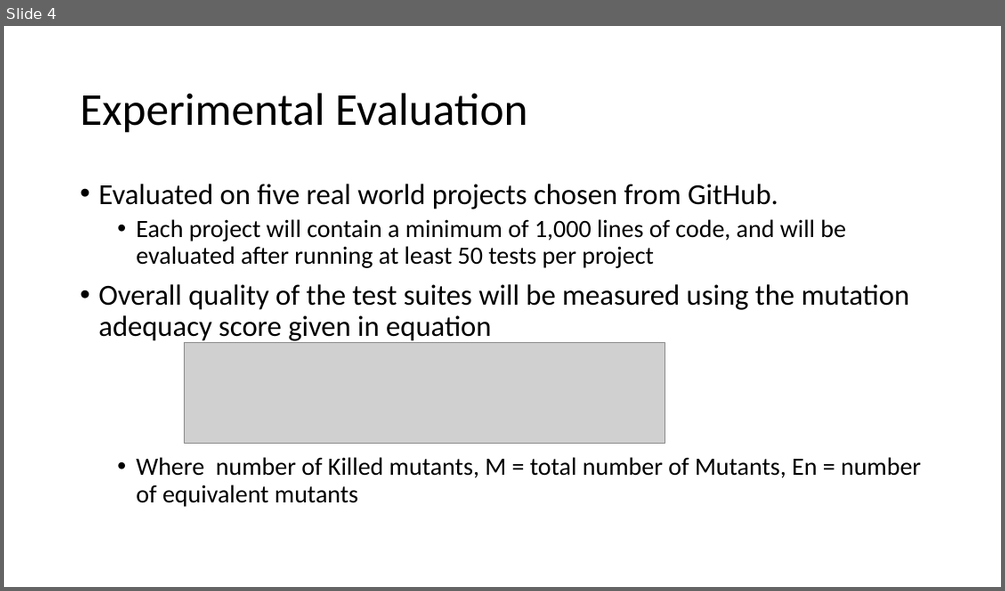
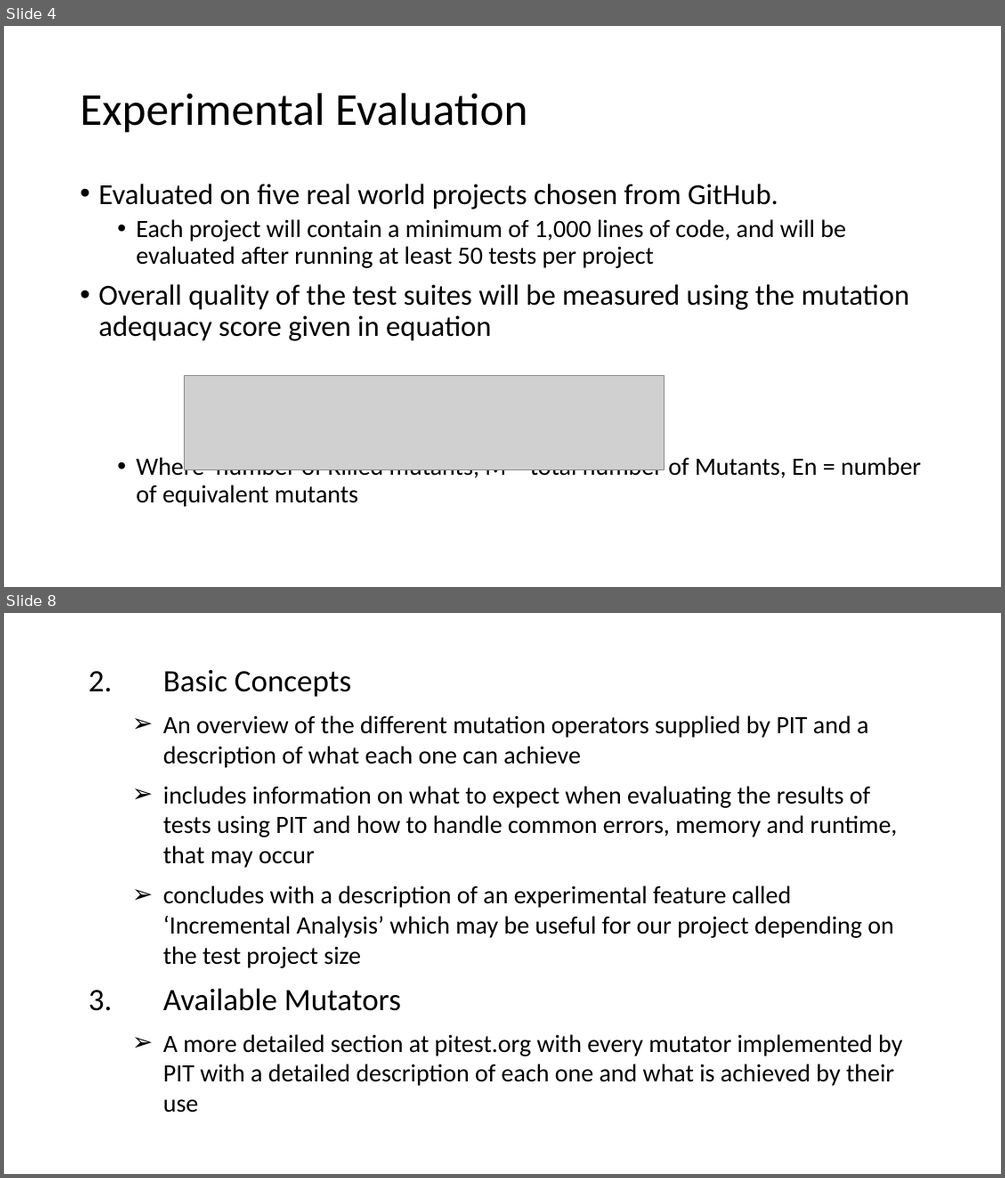
Before and after one commit to matthewbachelder/cs6367, a slide deck: Midterm_Presentation.pptx. Shown one above the other, each under a label of ours: slide 4 before the commit, slides 4 and 8 after it; the slides between them are not shown. The pictures are 1005x591 and 1005x1178 pixels, drawn with LibreOffice and Linux fonts; fonts in the diff are those of the drawing; grey boxes stand for pictures. Boxes give left, top, right and bottom in pixels: in the first picture for what was removed or moved away, otherwise in the second. Text is boxed around its words. In the diff, an @@ line names an element or a change of style, - is before the commit and + after.

```diff
--- a/Midterm_Presentation.pptx
+++ b/Midterm_Presentation.pptx
@@ slide 8 added at box(4, 613, 1001, 1174), background #FFFFFF @@
@@ text added at box(89, 670, 902, 1112), 24 pt, text #000000 @@
+2. Basic Concepts
+➢ An overview of the different mutation operators supplied by PIT and a description of what each one can achieve
+➢ includes information on what to expect when evaluating the results of tests using PIT and how to handle common errors, memory and runtime, that may occur
+➢ concludes with a description of an experimental feature called ‘Incremental Analysis’ which may be useful for our project depending on the test project size
+3. Available Mutators
+➢ A more detailed section at pitest.org with every mutator implemented by PIT with a detailed description of each one and what is achieved by their use
@@ slide 4 changed as well @@
@@ text "Evaluated on five real world ..." at box(98, 184, 921, 507): less space between paragraphs @@
@@ picture: place and size @@
-picture at box(184, 342, 664, 443)
+picture at box(184, 376, 663, 469)
```
Also in this commit, not shown: 4 other slides changed, 8 other slides added.
